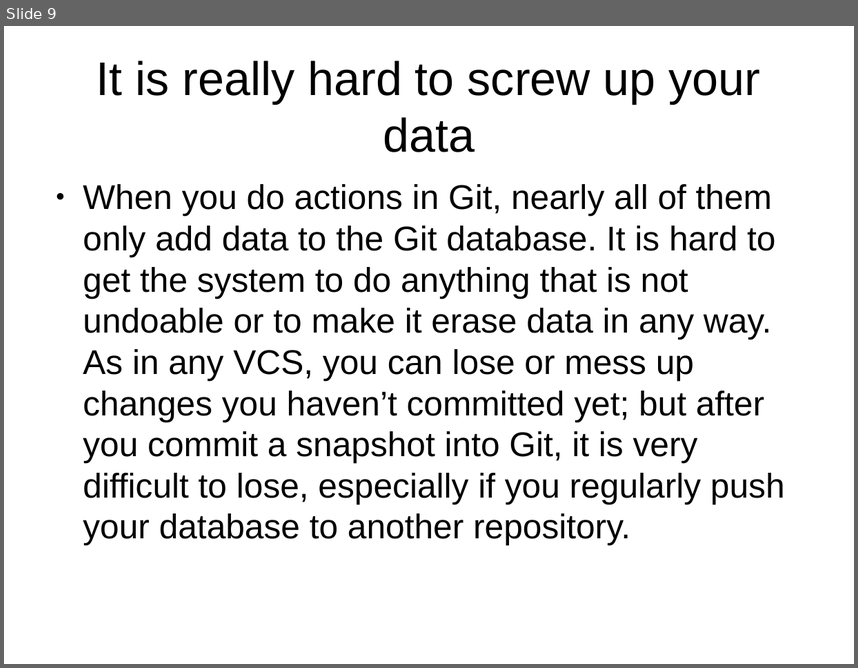
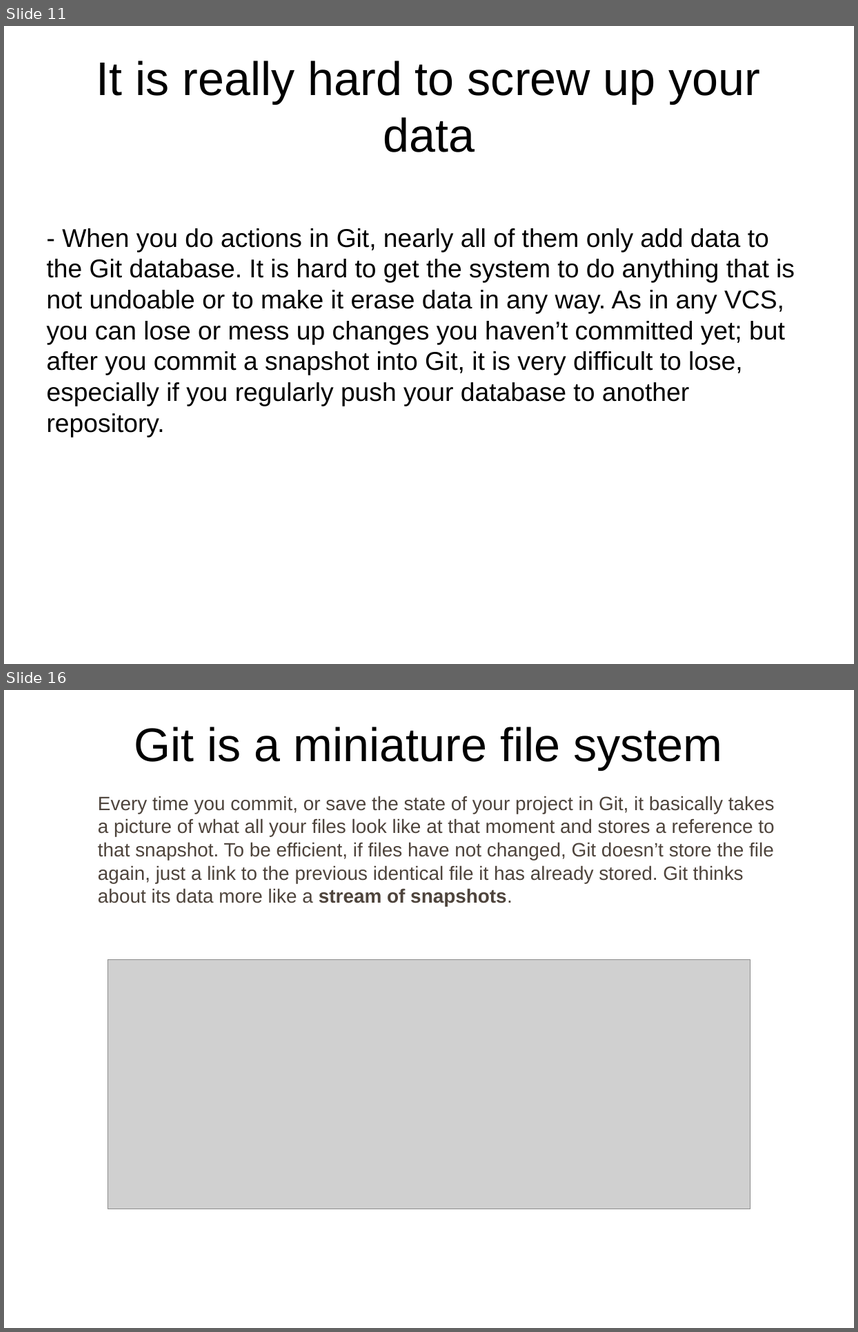
Before and after one commit to rosiv-git-trainings/docs, a slide deck: prezentacja.odp. Shown one above the other, each under a label of ours: slide 9 before the commit, slides 11 and 16 after it; the slides between them are not shown. The pictures are 858x668 and 858x1332 pixels, drawn with LibreOffice and Linux fonts; fonts in the diff are those of the drawing; grey boxes stand for pictures; background and template pictures are left out. Boxes give left, top, right and bottom in pixels: in the first picture for what was removed or moved away, otherwise in the second. Text is boxed around its words. In the diff, an @@ line names an element or a change of style, - is before the commit and + after.

```diff
--- a/prezentacja.odp
+++ b/prezentacja.odp
@@ slide 16 added at (x1=4, y1=690, x2=854, y2=1328), background picture (left out) @@
@@ title added at (x1=134, y1=727, x2=722, y2=770), 44 pt, text #000000 @@
+Git is a miniature file system
@@ free added at (x1=90, y1=787, x2=786, y2=911), 18 pt, text #4E443C @@
+Every time you commit, or save the state of your project in Git, it basically takes a picture of what all your files look like at that moment and stores a reference to that snapshot. To be efficient, if files have not changed, Git doesn’t store the file again, just a link to the previous identical file it has already stored. Git thinks about its data more like a stream of snapshots.
@@ picture added at (x1=107, y1=959, x2=750, y2=1208) @@
@@ what was slide 9 is now slide 11 @@
@@ slide 11 changed as well @@
@@ text at (x1=47, y1=228, x2=795, y2=437): text changed; size 32 to 24 pt @@
-● When you do actions in Git, nearly all of them only add data to the Git database. It is hard to get the system to do anything that is not undoable or to make it erase data in any way. As in any VCS, you can lose or mess up changes you haven’t committed yet; but after you commit a snapshot into Git, it is very difficult to lose, especially if you regularly push your database to another repository.
+- When you do actions in Git, nearly all of them only add data to the Git database. It is hard to get the system to do anything that is not undoable or to make it erase data in any way. As in any VCS, you can lose or mess up changes you haven’t committed yet; but after you commit a snapshot into Git, it is very difficult to lose, especially if you regularly push your database to another repository.
```
Also in this commit, not shown: 7 other slides changed, 7 other slides added, 2 slides removed.
